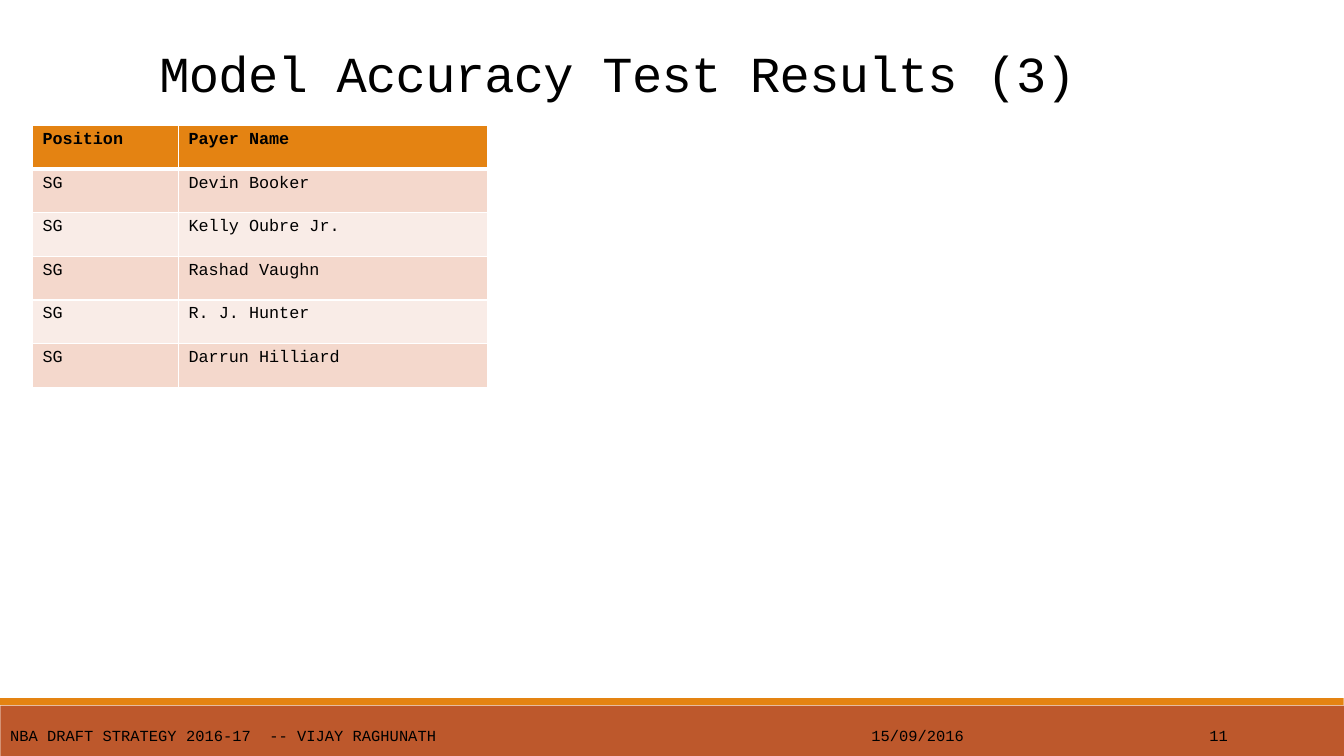
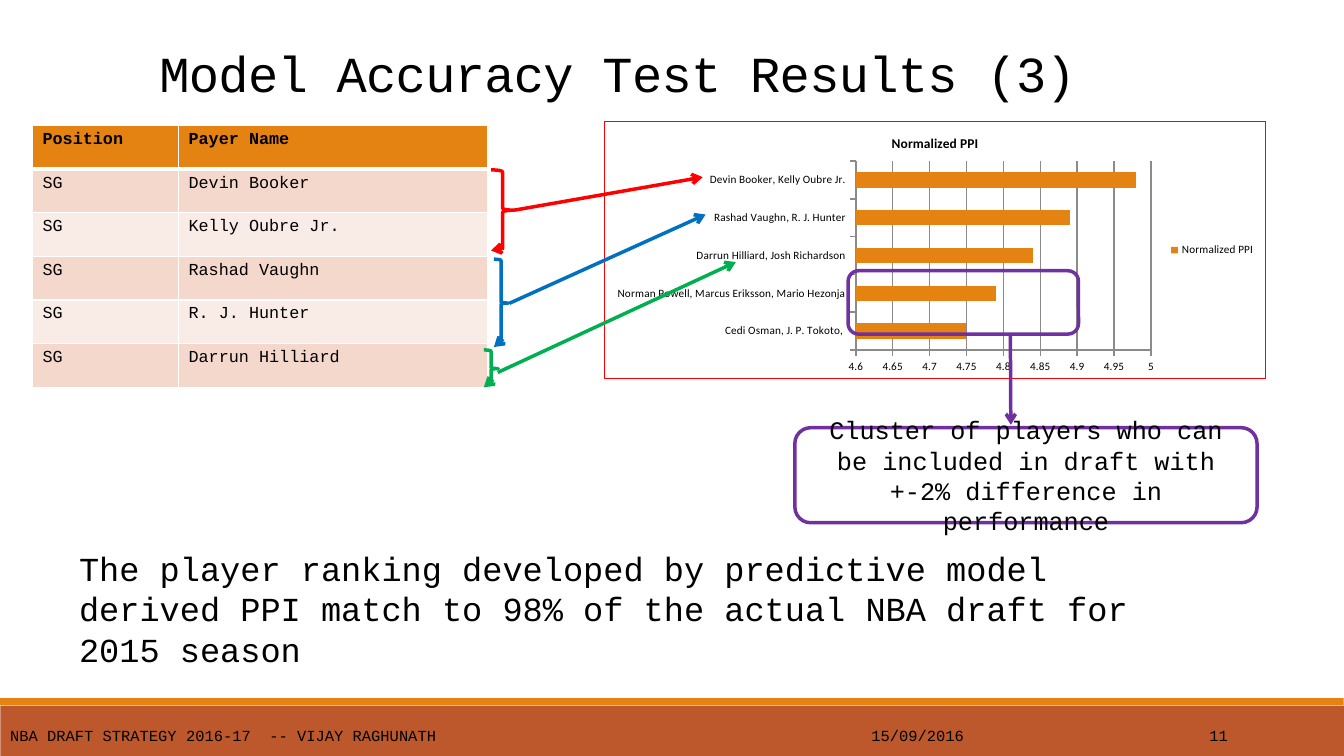
Before and after one commit to vijayr1912/NBA-scouting-draft, a slide deck: slide 12 of NBA-Draft-Scouting.pptx. Drawn at 1344x756 pixels with LibreOffice and Linux fonts; fonts in the diff are those of the drawing. Boxes give left, top, right and bottom in pixels: in the first picture for what was removed or moved away, otherwise in the second. Text is boxed around its words. In the diff, an @@ line names an element or a change of style, - is before the commit and + after.

```diff
--- a/NBA-Draft-Scouting.pptx
+++ b/NBA-Draft-Scouting.pptx
@@ bar chart added at (x1=605, y1=122, x2=1266, y2=379) @@
+title "Normalized PPI"
+categories: Cedi Osman, J. P. Tokoto, , Norman Powell, Marcus Eriksson, Mario Hezonja, Darrun Hilliard, Josh Richardson, Rashad Vaughn, R. J. Hunter, Devin Booker, Kelly Oubre Jr.
+Normalized PPI: 4.8, 4.8, 4.8, 4.9, 5
@@ right brace added at (x1=491, y1=170, x2=514, y2=251), outline #FF0000 2.5 pt @@
@@ arrow added from (514, 211) to (703, 177), #FF0000 2.5 pt @@
@@ arrow added from (509, 303) to (706, 215), #0070C0 2.5 pt @@
@@ right brace added at (x1=494, y1=259, x2=508, y2=347), outline #0070C0 2.5 pt @@
@@ arrow added from (498, 373) to (736, 262), #00B050 2.5 pt @@
@@ rounded rectangle added at (x1=848, y1=271, x2=1079, y2=335), outline #7030A0 2.5 pt @@
@@ right brace added at (x1=484, y1=350, x2=498, y2=387), outline #00B050 2.5 pt @@
@@ arrow added from (1010, 334) to (1011, 424), #7030A0 2.5 pt @@
@@ rounded rectangle added at (x1=796, y1=427, x2=1258, y2=522), outline #7030A0 2.5 pt, 18 pt, text #000000 @@
+Cluster of players who can be included in draft with +-2% difference in performance
@@ text added at (x1=79, y1=556, x2=1128, y2=663), 24 pt, text #000000 @@
+The player ranking developed by predictive model derived PPI match to 98% of the actual NBA draft for 2015 season
```
Also in this commit, not shown: 9 other slides changed, 1 slide added, 2 other files.
